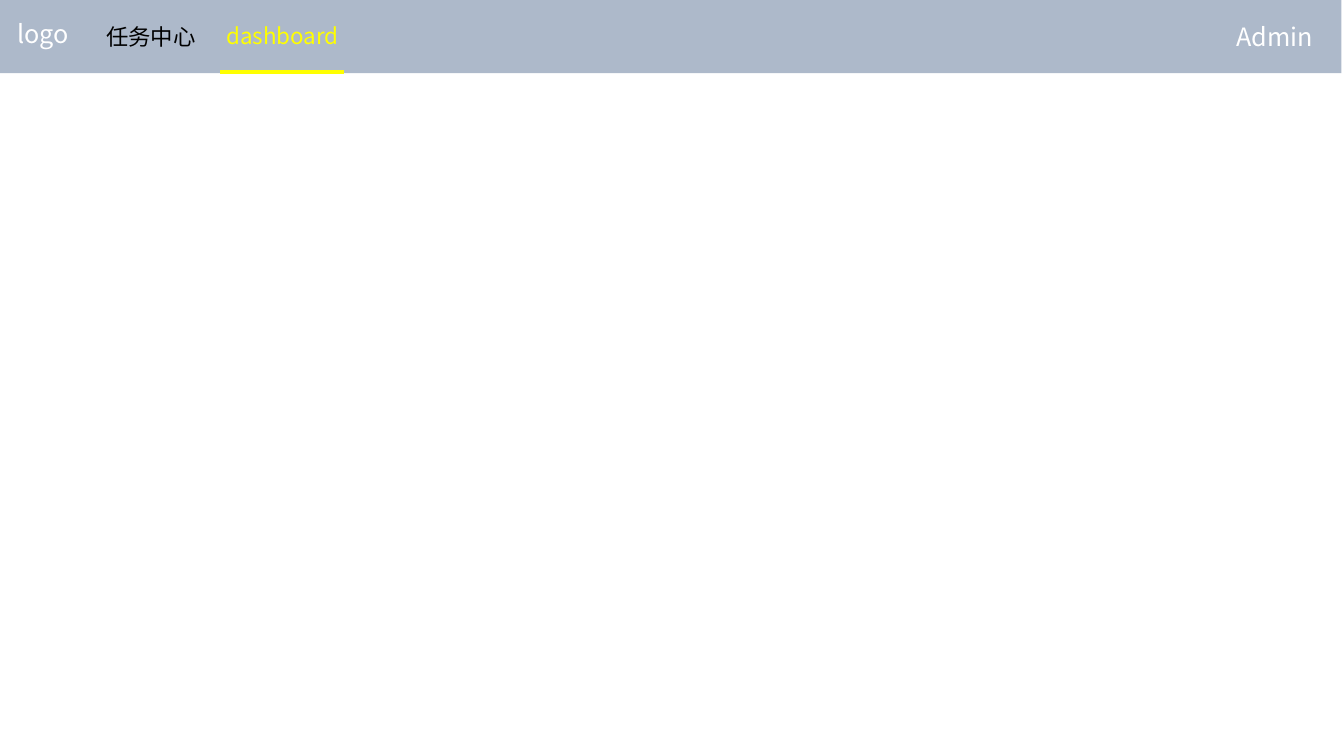
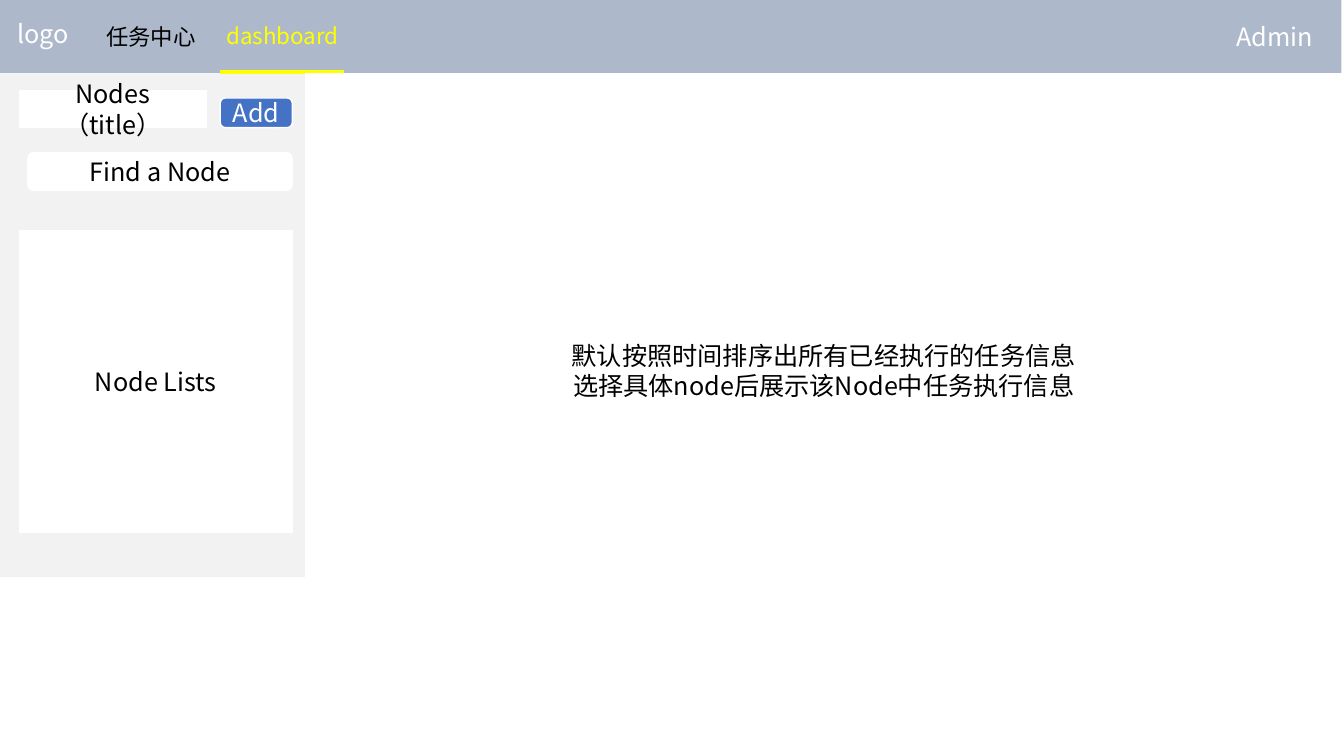
Before and after one commit to csion4/go-task, a slide deck: slide 6 of note/界面.pptx. Drawn at 1344x756 pixels with LibreOffice and Linux fonts; fonts in the diff are those of the drawing. Boxes give left, top, right and bottom in pixels: in the first picture for what was removed or moved away, otherwise in the second. Text is boxed around its words. In the diff, an @@ line names an element or a change of style, - is before the commit and + after.

```diff
--- a/note/界面.pptx
+++ b/note/界面.pptx
@@ rectangle added at box(0, 74, 307, 577), fill #F2F2F2 @@
@@ rectangle added at box(307, 74, 1342, 666), fill #FFFFFF, outline #FFFFFF 1 pt, 18 pt, text #000000 @@
+默认按照时间排序出所有已经执行的任务信息
+选择具体node后展示该Node中任务执行信息
@@ rectangle added at box(19, 91, 207, 127), fill #FFFFFF, outline #FFFFFF 1 pt, 18 pt, text #000000 @@
+Nodes（title）
@@ rounded rectangle added at box(221, 98, 292, 127), fill #4472C4, outline #FFFFFF 1 pt, 18 pt, text #FFFFFF @@
+Add
@@ rounded rectangle added at box(28, 152, 292, 191), fill #FFFFFF, outline #FFFFFF 1 pt, 18 pt, text #000000 @@
+Find a Node
@@ rectangle added at box(19, 230, 292, 532), fill #FFFFFF, outline #FFFFFF 1 pt, 18 pt, text #000000 @@
+Node Lists
```
Also in this commit, not shown: 1 slide added, 27 other files.
